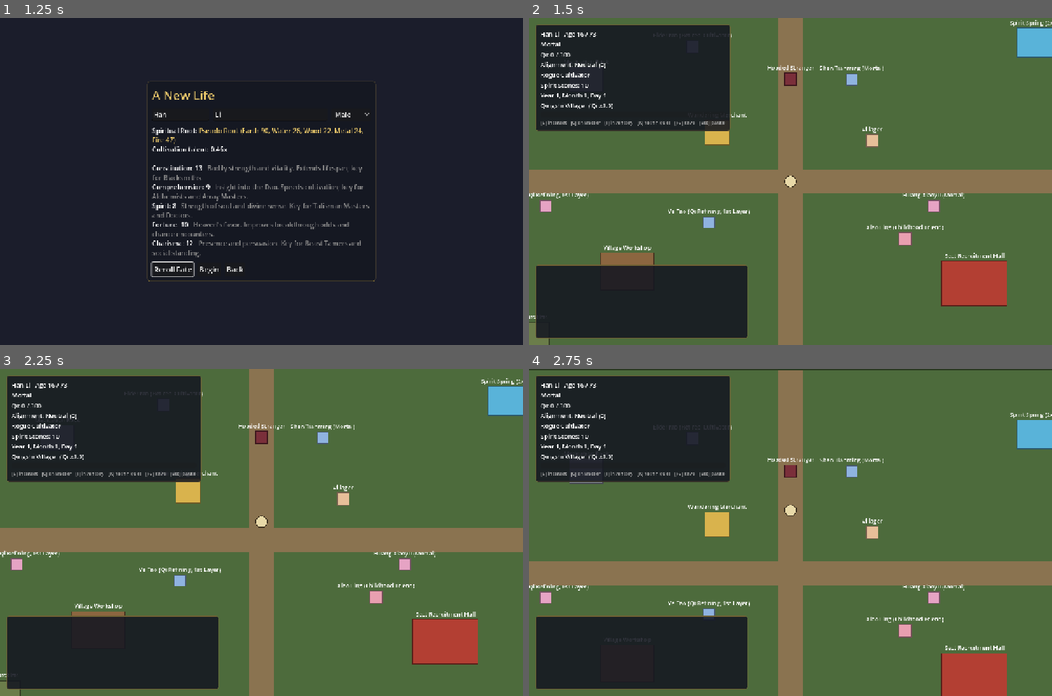
Above: before the commit, frames 1-4 (two rows, left to right).
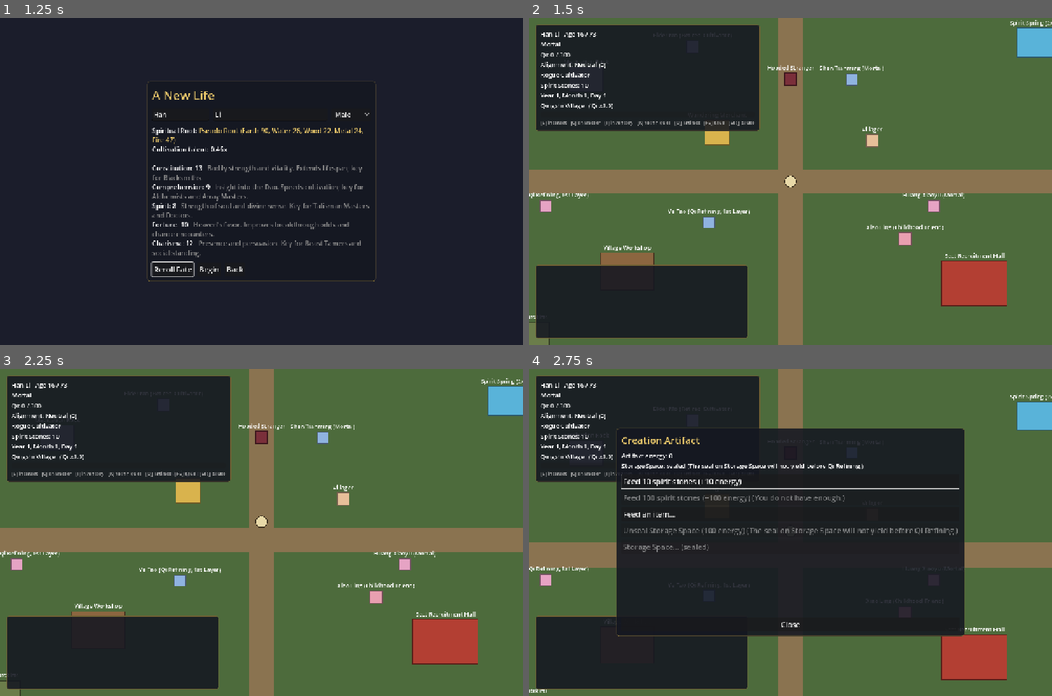
Above: after the commit, the same moments.

Repository: samridghimire/cultivation-game
Game: Godot game, scene res://src/ui/main_menu.tscn
Same seed, same stepped clock (60 frames per second), same inputs: the game is played once before the commit and once after it.
Inputs (mouse positions are in pixels of both pictures, inside the frame that each line leads up to):
- Up to frame 1 (1.25 s): click "New Game" at 0.5 s
- Up to frame 2 (1.5 s): click "Begin" at 1.25 s
- Up to frame 3 (2.25 s): tap Enter at 2 s; move the mouse to (235, 597) at 2.02 s; hold W (move_up) from 2.03 s (still down); hold E (interact) from 2.03 s (still down); click (235, 597) at 2.17 s
- Up to frame 4 (2.75 s): keep holding W (move_up); keep holding E (interact); tap O (toggle_artifact, bound only after the commit) at 2.3 s

Frame 1 is identical in both runs. In frame 2, 2.0% of the frame differs, in the area x 28-45%, y 2-35%; in frame 3, 2.0%; in frame 4, 46%, in the area x 0-100%, y 0-100%.

Commit message:
[ART-002b] Creation Artifact screen: feed, unseal, storage space
Co-Authored-By: Claude <noreply@anthropic.com>
Co-Authored-By: Claude Opus 5.5 <noreply@anthropic.com>
Claude-Session: https://claude.ai/code/session_01LWrR63isNZTPbzgrrYAFow

Diff:
--- a/src/autoload/input_config.gd
+++ b/src/autoload/input_config.gd
@@ -11,6 +11,7 @@
 	"toggle_character_sheet": [KEY_C],
 	"toggle_inventory": [KEY_I],
 	"toggle_techniques": [KEY_K],
+	"toggle_artifact": [KEY_O],
 	"quick_save": [KEY_F5],
 	"quick_load": [KEY_F9],
 	"pause_menu": [KEY_ESCAPE],
@@ -25,6 +26,7 @@
 	"toggle_character_sheet": [JOY_BUTTON_Y],
 	"toggle_inventory": [JOY_BUTTON_X],
 	"toggle_techniques": [JOY_BUTTON_LEFT_SHOULDER],
+	"toggle_artifact": [JOY_BUTTON_RIGHT_SHOULDER],
 	"pause_menu": [JOY_BUTTON_START],
 }
 
--- /dev/null
+++ b/src/ui/artifact_screen.gd
@@ -0,0 +1,229 @@
+class_name ArtifactScreen
+extends PanelContainer
+## Modal Creation Artifact screen (ART-002b): energy and sealed/unsealed
+## functions (ArtifactFunctions.describe), feeding spirit stones or carried
+## items for energy, unsealing functions, and the Storage Space panel that
+## moves items between the inventory and the artifact. ui_cancel goes back
+## from a sub-page, then closes.
+
+signal closed
+
+const STONE_AMOUNTS: Array[int] = [10, 100]
+const PAGE_MAIN := "main"
+const PAGE_FEED := "feed"
+const PAGE_STORAGE := "storage"
+
+var _title: Label
+var _info: Label
+var _rows: VBoxContainer
+var _close_button: Button
+var _page := PAGE_MAIN
+
+
+func _init() -> void:
+	var style_source := UIStyle.panel()
+	add_theme_stylebox_override("panel", style_source.get_theme_stylebox("panel"))
+	style_source.free()
+	custom_minimum_size = Vector2(680, 0)
+	visible = false
+	var box := VBoxContainer.new()
+	box.add_theme_constant_override("separation", 10)
+	add_child(box)
+	_title = UIStyle.label("Creation Artifact", 24, UIStyle.ACCENT)
+	box.add_child(_title)
+	_info = UIStyle.label("", 15)
+	_info.autowrap_mode = TextServer.AUTOWRAP_WORD_SMART
+	_info.custom_minimum_size = Vector2(656, 0)
+	box.add_child(_info)
+	var scroll := ScrollContainer.new()
+	scroll.custom_minimum_size = Vector2(656, 340)
+	scroll.horizontal_scroll_mode = ScrollContainer.SCROLL_MODE_DISABLED
+	box.add_child(scroll)
+	_rows = VBoxContainer.new()
+	_rows.size_flags_horizontal = Control.SIZE_EXPAND_FILL
+	_rows.add_theme_constant_override("separation", 6)
+	scroll.add_child(_rows)
+	_close_button = UIStyle.button("Close", close)
+	box.add_child(_close_button)
+	EventBus.player_changed.connect(func(): if visible: _rebuild())
+
+
+func _unhandled_input(event: InputEvent) -> void:
+	if visible and event.is_action_pressed("ui_cancel"):
+		get_viewport().set_input_as_handled()
+		if _page != PAGE_MAIN:
+			_show_page(PAGE_MAIN)
+		else:
+			close()
+
+
+func open() -> void:
+	_page = PAGE_MAIN
+	_rebuild()
+	visible = true
+	_focus("")
+
+
+func close() -> void:
+	if not visible:
+		return
+	visible = false
+	closed.emit()
+
+
+## The page currently shown (PAGE_MAIN, PAGE_FEED or PAGE_STORAGE).
+func page() -> String:
+	return _page
+
+
+## Buttons of the current page, for tests and focus.
+func buttons() -> Array[Button]:
+	var out: Array[Button] = []
+	for b in _rows.find_children("*", "Button", true, false):
+		if not b.is_queued_for_deletion():
+			out.append(b as Button)
+	return out
+
+
+func _show_page(new_page: String) -> void:
+	_page = new_page
+	_rebuild()
+	_focus("")
+
+
+func _rebuild() -> void:
+	var p := GameState.player
+	var data := GameState.data
+	if p == null:
+		return
+	var focused := get_viewport().gui_get_focus_owner() if is_inside_tree() else null
+	var focused_name := String(focused.name) if focused != null and _rows.is_ancestor_of(focused) else ""
+	for child in _rows.get_children():
+		_rows.remove_child(child)
+		child.queue_free()
+	match _page:
+		PAGE_FEED:
+			_build_feed(p, data)
+		PAGE_STORAGE:
+			_build_storage(p, data)
+		_:
+			_build_main(p, data)
+	if focused_name != "":
+		_focus(focused_name)
+
+
+func _build_main(p: CharacterData, data: GameData) -> void:
+	_title.text = "Creation Artifact"
+	var lines: Array[String] = []
+	for line in ArtifactFunctions.describe(p, data, GameState.world_flags):
+		if not line.begins_with("  "):
+			lines.append(line)
+	_info.text = "\n".join(lines)
+	for amount in STONE_AMOUNTS:
+		var reason := ArtifactFunctions.check_feed(p, data, "spirit_stone", amount)
+		_add_button("feed_stones_%d" % amount, "Feed %d spirit stones (+%d energy)" % [amount, amount * ArtifactFunctions.energy_value(data, "spirit_stone")], reason, GameState.feed_artifact.bind("spirit_stone", amount))
+	_add_button("feed_item", "Feed an item...", "", _show_page.bind(PAGE_FEED))
+	for def: Dictionary in data.artifact.get("functions", []):
+		var function_id := String(def.get("id", ""))
+		if ArtifactFunctions.is_unlocked(p, function_id):
+			continue
+		var cost := int(def.get("unlock", {}).get("energy", 0))
+		var reason := ArtifactFunctions.check_unlock(p, data, function_id, GameState.world_flags)
+		_add_button("unseal_" + function_id, "Unseal %s (%d energy)" % [def.get("name", function_id), cost], reason, GameState.unlock_artifact_function.bind(function_id))
+	var storage_reason := "" if ArtifactFunctions.is_unlocked(p, "storage") else "sealed"
+	_add_button("storage", "%s..." % ArtifactFunctions.function_name(data, "storage"), storage_reason, _show_page.bind(PAGE_STORAGE))
+
+
+func _build_feed(p: CharacterData, data: GameData) -> void:
+	_title.text = "Feed the Artifact"
+	_info.text = "Artifact energy: %d. Fed items are consumed." % p.artifact_energy
+	_add_button("back", "Back", "", _show_page.bind(PAGE_MAIN))
+	for item_id in _sorted_ids(p.inventory, data):
+		var value := ArtifactFunctions.energy_value(data, item_id)
+		if value <= 0:
+			continue
+		var count := p.item_count(item_id)
+		var row := _add_row("%s x%d (+%d energy each)" % [_item_name(data, item_id), count, value])
+		_add_button("feed1_" + item_id, "Feed 1", ArtifactFunctions.check_feed(p, data, item_id, 1), GameState.feed_artifact.bind(item_id, 1), row)
+		if count > 1:
+			_add_button("feedall_" + item_id, "Feed all", ArtifactFunctions.check_feed(p, data, item_id, count), GameState.feed_artifact.bind(item_id, count), row)
+
+
+func _build_storage(p: CharacterData, data: GameData) -> void:
+	_title.text = ArtifactFunctions.function_name(data, "storage")
+	_info.text = "%d / %d kinds stored. Stored items stay with you even through death." % [p.artifact_storage.size(), ArtifactFunctions.storage_slots(p, data)]
+	_add_button("back", "Back", "", _show_page.bind(PAGE_MAIN))
+	_rows.add_child(UIStyle.label("Inside the artifact", 17, UIStyle.ACCENT))
+	if p.artifact_storage.is_empty():
+		_rows.add_child(UIStyle.label("Nothing yet.", 15, Color(0.7, 0.7, 0.7)))
+	for item_id in _sorted_ids(p.artifact_storage, data):
+		var count := int(p.artifact_storage[item_id])
+		var row := _add_row("%s x%d" % [_item_name(data, item_id), count])
+		_add_button("take1_" + item_id, "Take 1", "", GameState.retrieve_from_artifact.bind(item_id, 1), row)
+		if count > 1:
+			_add_button("takeall_" + item_id, "Take all", "", GameState.retrieve_from_artifact.bind(item_id, count), row)
+	_rows.add_child(UIStyle.label("Carried", 17, UIStyle.ACCENT))
+	for item_id in _sorted_ids(p.inventory, data):
+		var count := p.item_count(item_id)
+		var row := _add_row("%s x%d" % [_item_name(data, item_id), count])
+		_add_button("store1_" + item_id, "Store 1", ArtifactFunctions.check_store(p, data, item_id, 1), GameState.store_in_artifact.bind(item_id, 1), row)
+		if count > 1:
+			_add_button("storeall_" + item_id, "Store all", ArtifactFunctions.check_store(p, data, item_id, count), GameState.store_in_artifact.bind(item_id, count), row)
+
+
+## A row with a label; buttons are added to it by _add_button.
+func _add_row(text: String) -> HBoxContainer:
+	var row := HBoxContainer.new()
+	row.add_theme_constant_override("separation", 8)
+	var l := UIStyle.label(text, 16)
+	l.custom_minimum_size = Vector2(380, 0)
+	l.autowrap_mode = TextServer.AUTOWRAP_WORD_SMART
+	row.add_child(l)
+	_rows.add_child(row)
+	return row
+
+
+## A button that shows `reason` and is disabled when it is not "".
+func _add_button(node_name: String, text: String, reason: String, action: Callable, parent: Control = null) -> Button:
+	if reason != "" and parent == null:
+		text += " (%s)" % reason
+	elif reason != "":
+		var row_label := parent.get_child(0) as Label
+		if not row_label.text.ends_with("(%s)" % reason):
+			row_label.text += "  (%s)" % reason
+	var b := UIStyle.button(text, action)
+	b.name = node_name.validate_node_name()
+	b.disabled = reason != ""
+	if reason != "":
+		b.tooltip_text = reason
+	b.alignment = HORIZONTAL_ALIGNMENT_LEFT
+	(parent if parent != null else _rows).add_child(b)
+	return b
+
+
+func _focus(node_name: String) -> void:
+	_focus_now.call_deferred(node_name)
+
+
+func _focus_now(node_name: String) -> void:
+	if not visible:
+		return
+	var enabled := buttons().filter(func(b: Button) -> bool: return not b.disabled)
+	for b: Button in enabled:
+		if String(b.name) == node_name:
+			b.grab_focus()
+			return
+	if not enabled.is_empty():
+		(enabled[0] as Button).grab_focus()
+	else:
+		_close_button.grab_focus()
+
+
+static func _sorted_ids(items: Dictionary, data: GameData) -> Array:
+	var ids: Array = items.keys()
+	ids.sort_custom(func(a: String, b: String) -> bool: return _item_name(data, a).naturalnocasecmp_to(_item_name(data, b)) < 0)
+	return ids
+
+
+static func _item_name(data: GameData, item_id: String) -> String:
+	return String(data.items.get(item_id, {}).get("name", item_id))
--- a/src/ui/hud.gd
+++ b/src/ui/hud.gd
@@ -38,6 +38,7 @@
 	_add_screen("toggle_character_sheet", CharacterSheet.new())
 	_add_screen("toggle_inventory", InventoryScreen.new())
 	_add_screen("toggle_techniques", TechniquesScreen.new())
+	_add_screen("toggle_artifact", ArtifactScreen.new())
 	_crafting = CraftingScreen.new()
 	_crafting.closed.connect(_update_modal)
 	add_child(UIStyle.centered(_crafting))
@@ -136,7 +137,7 @@
 	_injuries = UIStyle.label("", 14, UIStyle.CATEGORY_COLORS["danger"])
 	_injuries.autowrap_mode = TextServer.AUTOWRAP_WORD_SMART
 	box.add_child(_injuries)
-	box.add_child(UIStyle.label("[E] interact   [C] character   [I] inventory   [K] techniques   [F5] save   [Esc] pause", 12, Color(0.7, 0.7, 0.7)))
+	box.add_child(UIStyle.label("[E] interact   [C] character   [I] inventory   [K] techniques   [O] artifact   [F5] save   [Esc] pause", 12, Color(0.7, 0.7, 0.7)))
 	add_child(panel)
 
 
--- /dev/null
+++ b/tests/unit/test_artifact_screen.gd
@@ -0,0 +1,74 @@
+extends TestCase
+## ART-002b: the Creation Artifact screen feeds, unseals and uses the Storage Space.
+
+
+func _gs() -> Node:
+	return (Engine.get_main_loop() as SceneTree).root.get_node("GameState")
+
+
+func _press(screen: ArtifactScreen, node_name: String) -> void:
+	for b in screen.buttons():
+		if String(b.name) == node_name:
+			assert_false(b.disabled, "%s should be enabled: %s" % [node_name, b.text])
+			b.pressed.emit()
+			return
+	assert_true(false, "no button %s in %s" % [node_name, str(screen.buttons().map(func(x: Button) -> String: return x.name))])
+
+
+func _button(screen: ArtifactScreen, node_name: String) -> Button:
+	for b in screen.buttons():
+		if String(b.name) == node_name:
+			return b
+	return null
+
+
+func test_feed_unseal_and_storage_round_trip() -> void:
+	var gs := _gs()
+	var c := new_character()
+	c.inventory = {"spirit_stone": 150, "golden_bell_talisman": 2}
+	gs.start_session(c)
+	var screen := ArtifactScreen.new()
+	screen.open()
+	assert_eq(screen.page(), ArtifactScreen.PAGE_MAIN)
+	assert_true(_button(screen, "unseal_storage").disabled, "mortals cannot unseal storage")
+	assert_true(_button(screen, "unseal_storage").text.contains("("), "disabled unseal shows why")
+	assert_true(_button(screen, "storage").disabled, "storage page is sealed")
+	_press(screen, "feed_stones_100")
+	assert_eq(c.artifact_energy, 100, "fed 100 stones")
+	assert_eq(c.item_count("spirit_stone"), 50)
+	c.realm_index = gs.data.realm_index_of("qi_refining")
+	gs.get_node("/root/EventBus").player_changed.emit()
+	_press(screen, "unseal_storage")
+	assert_true(ArtifactFunctions.is_unlocked(c, "storage"), "storage unsealed")
+	assert_true(_button(screen, "unseal_storage") == null, "unsealed functions leave the list")
+	_press(screen, "storage")
+	assert_eq(screen.page(), ArtifactScreen.PAGE_STORAGE)
+	_press(screen, "storeall_golden_bell_talisman")
+	assert_eq(int(c.artifact_storage.get("golden_bell_talisman", 0)), 2, "stored both")
+	assert_eq(c.item_count("golden_bell_talisman"), 0)
+	_press(screen, "take1_golden_bell_talisman")
+	assert_eq(c.item_count("golden_bell_talisman"), 1, "took one back")
+	_press(screen, "back")
+	assert_eq(screen.page(), ArtifactScreen.PAGE_MAIN)
+	screen.free()
+	gs.end_session()
+
+
+func test_feed_page_lists_items_with_energy_value() -> void:
+	var gs := _gs()
+	var c := new_character()
+	c.inventory = {"golden_bell_talisman": 1}
+	gs.start_session(c)
+	var screen := ArtifactScreen.new()
+	screen.open()
+	assert_true(_button(screen, "feed_stones_10").disabled, "no stones to feed")
+	_press(screen, "feed_item")
+	assert_eq(screen.page(), ArtifactScreen.PAGE_FEED)
+	assert_true(_button(screen, "feedall_golden_bell_talisman") == null, "a single item has no Feed all")
+	_press(screen, "feed1_golden_bell_talisman")
+	assert_eq(c.artifact_energy, ArtifactFunctions.energy_value(gs.data, "golden_bell_talisman"))
+	assert_true(_button(screen, "feed1_golden_bell_talisman") == null, "fed items leave the list")
+	screen.close()
+	assert_false(screen.visible)
+	screen.free()
+	gs.end_session()
Not shown, added: src/ui/artifact_screen.gd.uid
Not shown, added: tests/unit/test_artifact_screen.gd.uid
Not shown, changed: docs/BACKLOG.md
Not shown, changed: docs/CHANGELOG.md
Not shown, changed: docs/DESIGN.md
